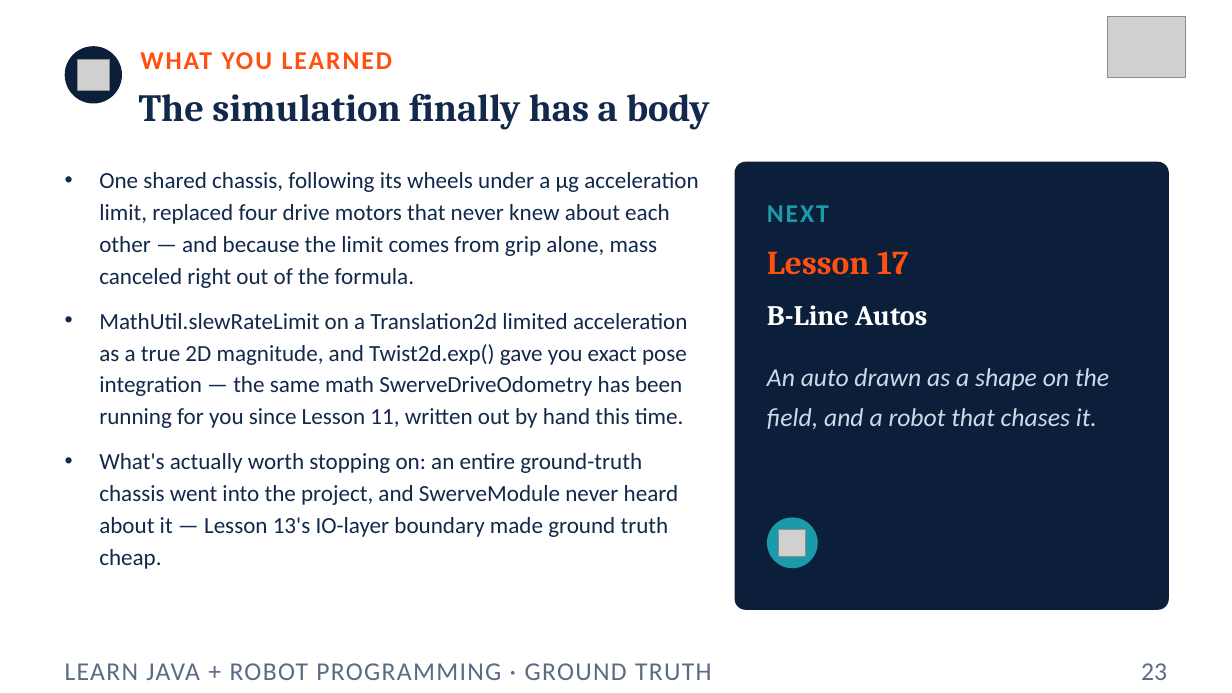
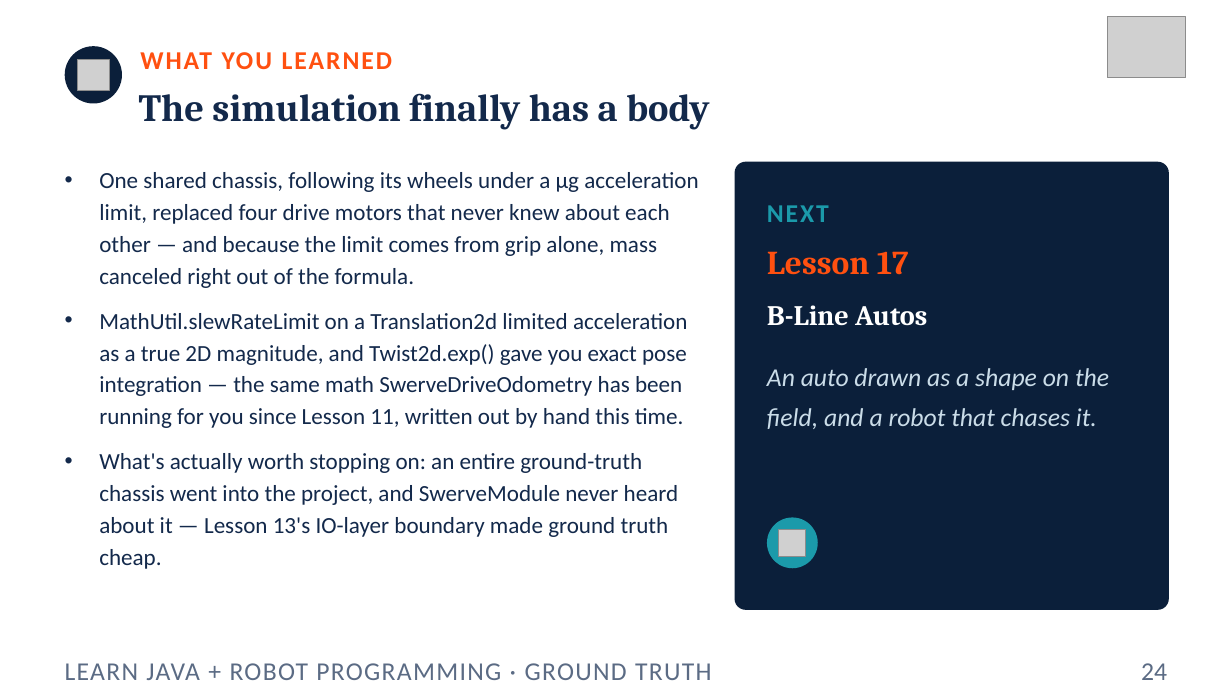
Before and after one commit to FRC5010/BasicRobotLessons, a slide deck: slide 24 of docs/presentations/v3/16-ground-truth.pptx (slide 23 before the commit). Drawn at 1232x693 pixels with LibreOffice and Linux fonts; fonts in the diff are those of the drawing; grey boxes stand for pictures. Boxes give left, top, right and bottom in pixels: in the first picture for what was removed or moved away, otherwise in the second. Text is boxed around its words. In the diff, an @@ line names an element or a change of style, - is before the commit and + after.

```diff
--- a/docs/presentations/v3/16-ground-truth.pptx
+++ b/docs/presentations/v3/16-ground-truth.pptx
@@ text at (x1=1141, y1=663, x2=1167, y2=680): text changed @@
-23
+24
```
Also in this commit, not shown: 7 other slides changed, 1 slide added, 6 other files.
